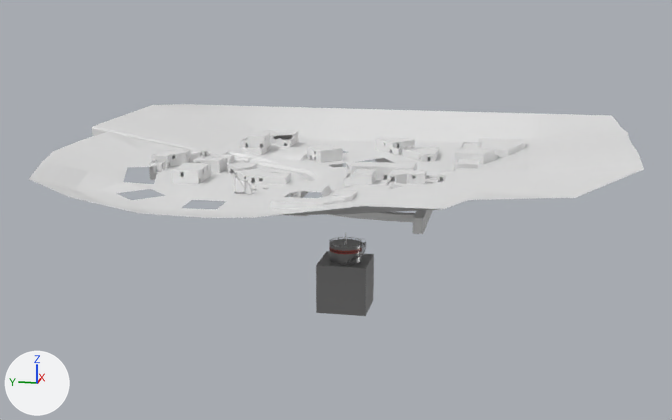
Before and after pictures for a commit that changed the glTF model maps/desert storm/Materials/desert storm.gltf.
Before and after are seen from a 50 mm camera at (-1281.0, -242.0, 370.0) aimed at (59.0, 26.0, 35.0). Arrows for +X, +Y and +Z are at lower left; the lights stay in place. Where no turn or scale is listed for an object, it has been applied to the vertices.

In view in the first picture: 'Basement', 'Building', 'Building.003', 'Building.004', 'Building.007', 'Building.009', 'Fortress', 'Ground', 'Sewer', 'Silo', 'Sniper Tower'.
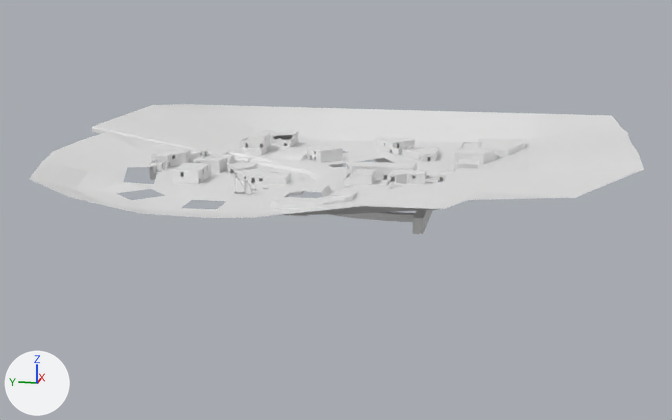
Edits to the bpy script that builds the scene:
```text
Remove ob_silo:
    ob_silo = bpy.data.objects.new('Silo', me_cylinder_002)
    ob_silo.location = (0.0, 0.0, 0.0)
```

What differs and where, as boxes [x1, y1, x2, y2] in the pictures (672 x 420 px):
'Silo', deleted: before [316, 237, 374, 316]
    faces in mat_material_010 (grey #8c8c8c): [316, 251, 374, 316]
    faces in mat_material_006 (grey #8f8f8f): [329, 237, 366, 265]
